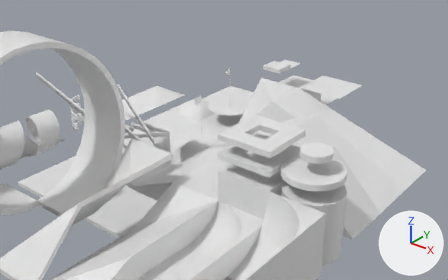
One commit to the FBX model Assets/all-tiles-v1.fbx: the scene before it, then after it.
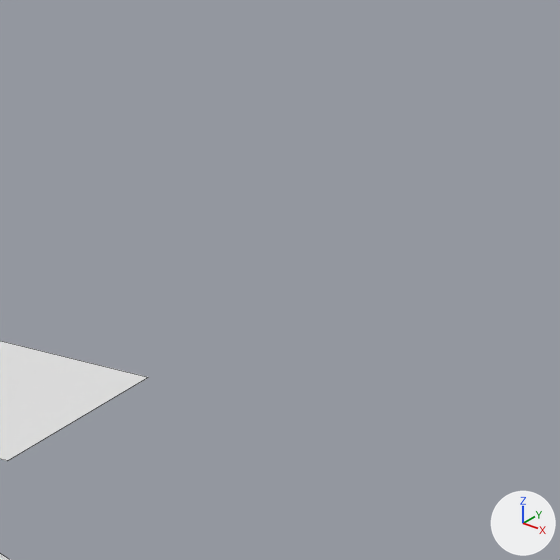
Each version is shown whole from a 50 mm lens placed at (24.28, -28.0, 17.66), pointed at (-7.91, 12.24, -7.29), then close up on the part from 76% to 96% of the width and 9% to 41% of the height. Arrows for +X, +Y and +Z are at lower right; the lights stay in place. The older version's two pictures come first. The close-ups show mesh edges as thin lines. Where no turn or scale is listed for an object, it has been applied to the vertices.

In view in the first close-up: 'tile-cube-flat'.
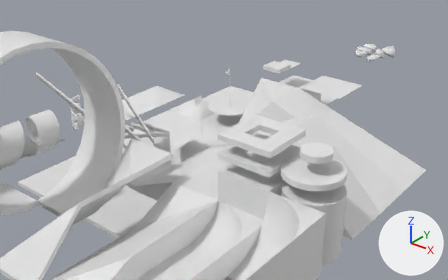
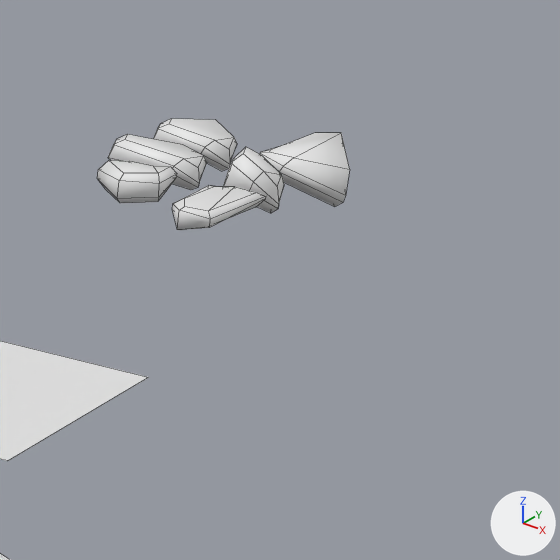
What differs and where, as boxes (x1, y1, x2, y2) in the close-ups (560 x 560 px):
'rock-06', added
    after: (260, 133, 350, 206)
'rock-02', added
    after: (108, 134, 207, 190)
'rock-04', added
    after: (172, 185, 266, 230)
'rock-01', added
    after: (97, 160, 177, 203)
'rock-03', added
    after: (153, 119, 237, 171)
'rock-05', added
    after: (223, 147, 284, 213)

The change in detail:
Mesh me_cylinder_037 is new.
It has 24 vertices, 22 faces and spans x -0.38..1.05, y -0.4..1.36, z -0.5..0.27.
It uses material mat_material_002 (its picture is missing).
Mesh me_cylinder_034_1 is new.
It has 24 vertices, 22 faces and spans x -0.885..0.447, y -0.417..0.786, z -0.33..0.257.
It uses material mat_material_002 (its picture is missing).
Mesh me_cylinder_032_1 is new.
It has 24 vertices, 22 faces and spans x -0.597..0.432, y -0.724..0.445, z -0.229..0.266.
It uses material mat_material_002 (its picture is missing).
Mesh me_cylinder_033_1 is new.
It has 24 vertices, 22 faces and spans x -1.09..0.45, y -0.42..0.44, z -0.33..0.26.
It uses material mat_material_002 (its picture is missing).
Mesh me_cylinder_036 is new.
It has 24 vertices, 22 faces and spans x -0.5..0.427, y -0.427..0.444, z -0.399..0.461.
It uses material mat_material_002 (its picture is missing).
Mesh me_cylinder_035_1 is new.
It has 24 vertices, 22 faces and spans x -0.38..0.55, y -1.33..0.58, z -0.17..0.2.
It uses material mat_material_002 (its picture is missing).
Object 'rock-06' (ob_rock_06) is new; it shows me_cylinder_037.
Its location is (1.24, 24.63, -0.02).
Object 'rock-03' (ob_rock_03) is new; it shows me_cylinder_034_1.
Its location is (-0.04, 24.65, 0.01).
Object 'rock-01' (ob_rock_01) is new; it shows me_cylinder_032_1.
Its location is (0.0, 22.45, 0.0).
Object 'rock-02' (ob_rock_02) is new; it shows me_cylinder_033_1.
Its location is (0.0, 23.57, 0.0).
Object 'rock-05' (ob_rock_05) is new; it shows me_cylinder_036.
Its location is (1.28, 23.55, -0.03).
Object 'rock-04' (ob_rock_04) is new; it shows me_cylinder_035_1.
Its location is (1.28, 22.43, -0.03).
